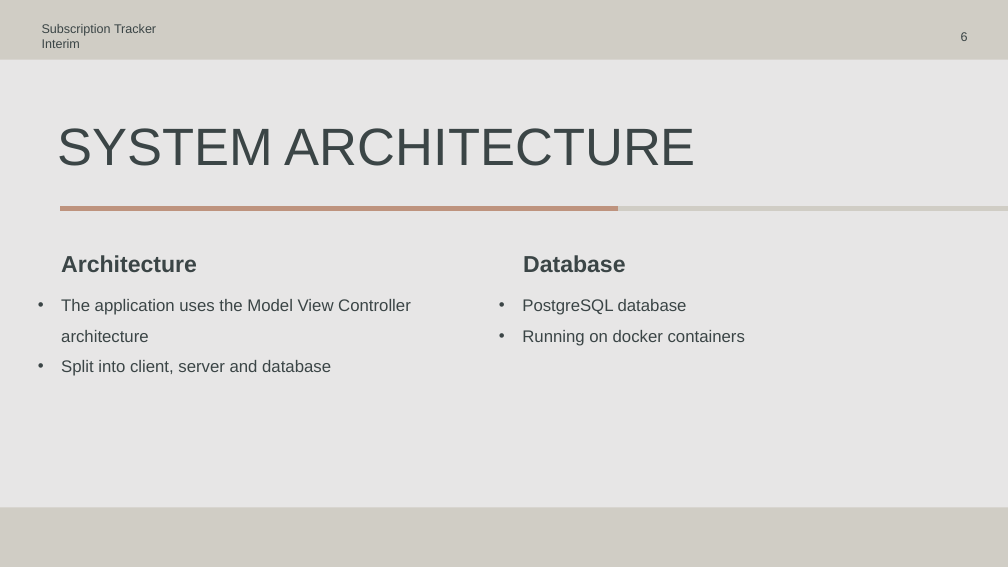
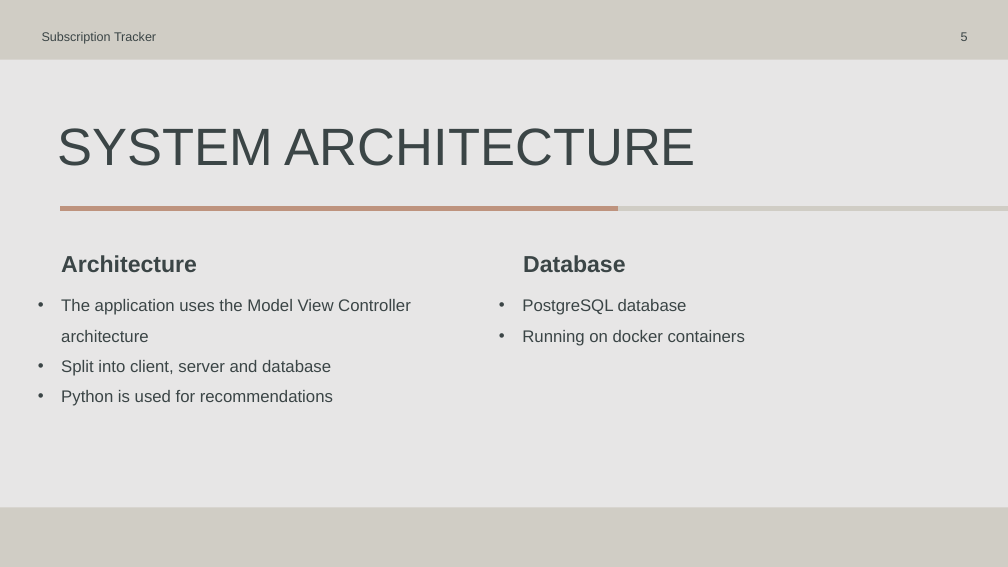
Before and after one commit to DorkSoul/4th-Year, a slide deck: slide 5 of Final-Year-Project/Subscription Tracker.pptx (slide 6 before the commit). Drawn at 1008x567 pixels with LibreOffice and Linux fonts; fonts in the diff are those of the drawing. Boxes give left, top, right and bottom in pixels: in the first picture for what was removed or moved away, otherwise in the second. Text is boxed around its words. In the diff, an @@ line names an element or a change of style, - is before the commit and + after.

```diff
--- a/Final-Year-Project/Subscription Tracker.pptx
+++ b/Final-Year-Project/Subscription Tracker.pptx
@@ text at <box>42,32,156,44</box>: text changed @@
-Subscription Tracker
-Interim
+Subscription Tracker
@@ text at <box>61,390,333,406</box>: paragraph added @@
+• Python is used for recommendations
```
Also in this commit, not shown: 9 other slides changed, 4 slides added, 2 slides removed, 26 other files.
